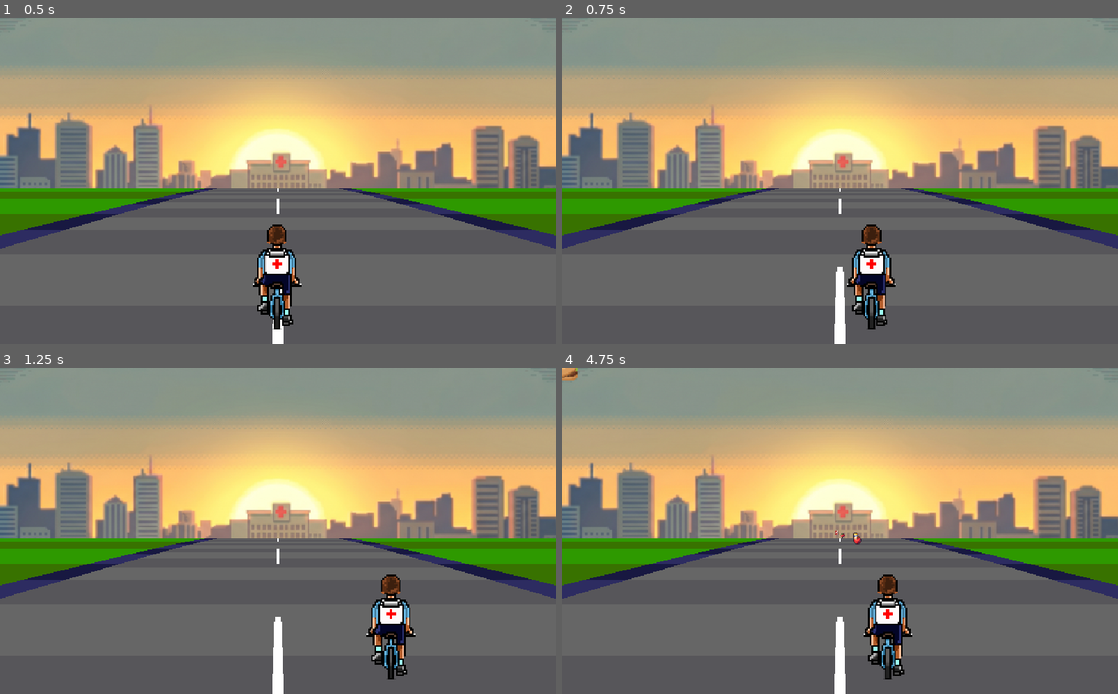
Above: before the commit, frames 1-4 (two rows, left to right).
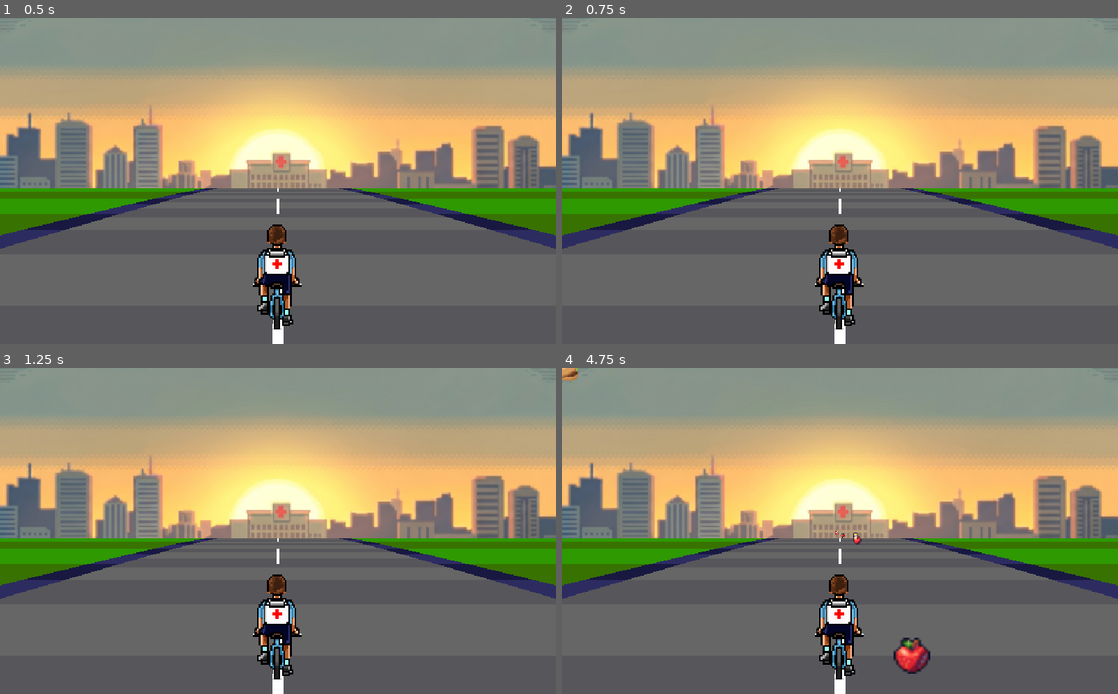
Above: after the commit, the same moments.

Repository: AnaLuizaS4ntos/Corrida_vital_v1
Game: Godot game, scene res://scenes/cena_Rua.tscn
Same seed, same stepped clock (60 frames per second), same inputs: the game is played once before the commit and once after it.
Inputs:
- Up to frame 1 (0.5 s): no input
- Up to frame 2 (0.75 s): tap Enter at 0.5 s; hold Right (right) from 0.53 s (still down)
- Up to frame 3 (1.25 s): keep holding Right (right)
- Up to frame 4 (4.75 s): release Right (right) at 1.28 s; hold Down (ui_down) 1.28-2.03 s; hold Right (right) 2.03-2.78 s; hold Up (ui_up) 2.78-3.53 s; hold Left (left) from 3.53 s (still down)

Frame 1 is identical in both runs. In frame 2, 3.0% of the frame differs, in the area x 45-60%, y 63-96%; in frame 3, 3.2%; in frame 4, 3.6%, in the area x 45-67%, y 63-96%.

Commit message:
player, menu e imagem do tutorial

Diff:
--- a/scenes/barra_de_vida.gd
+++ b/scenes/barra_de_vida.gd
@@ -1,9 +1,10 @@
 extends TextureProgressBar
 
-
+# Essa função será chamada pelo Player toda vez que ele tomar dano ou curar
+func atualizar_barra(vida_atual: int, vida_maxima: int) -> void:
+	max_value = vida_maxima
+	value = vida_atual
 # Called when the node enters the scene tree for the first time.
-func _ready() -> void:
-	pass # Replace with function body.
 
 
 # Called every frame. 'delta' is the elapsed time since the previous frame.
--- a/scenes/barra_de_vida.tscn
+++ b/scenes/barra_de_vida.tscn
@@ -33,3 +33,5 @@
 texture_under = SubResource("GradientTexture2D_3dc8v")
 texture_progress = SubResource("GradientTexture2D_52rc8")
 script = ExtResource("1_3dc8v")
+
+[node name="Player2" type="Node2D" parent="." unique_id=1003673588]
--- /dev/null
+++ b/scenes/cena_final.tscn
@@ -0,0 +1,10 @@
+[gd_scene format=3 uid="uid://btk2v6o8bupcb"]
+
+[ext_resource type="Texture2D" uid="uid://d18wr4tmyy4et" path="res://scenes/Gemini_Generated_Image_e52mlxe52mlxe52m.png" id="1_uafq3"]
+
+[node name="naj" type="Node2D" unique_id=781299363]
+
+[node name="GeminiGeneratedImageE52Mlxe52Mlxe52m" type="Sprite2D" parent="." unique_id=458658709]
+position = Vector2(505, 298)
+scale = Vector2(0.41837558, 0.41837564)
+texture = ExtResource("1_uafq3")
--- a/scenes/menu.tscn
+++ b/scenes/menu.tscn
@@ -4,8 +4,7 @@
 [ext_resource type="Texture2D" uid="uid://bcow4x5qkroac" path="res://assets/menu/Gemini_Generated_Image_zedyzczedyzczedy.png" id="1_vjb58"]
 [ext_resource type="FontFile" uid="uid://d3na84ud7jtn2" path="res://assets/menu/game_over.ttf" id="2_mhnvy"]
 [ext_resource type="Texture2D" uid="uid://tiykym858jf6" path="res://assets/botoes/Start/A_Start1.png" id="4_g3eks"]
-[ext_resource type="Texture2D" uid="uid://dj3rxx1pp8cgq" path="res://assets/botoes/Options/A_Options1.png" id="5_v86rl"]
-[ext_resource type="Texture2D" uid="uid://dhky5sq3he27e" path="res://assets/botoes/Info/A_Info1.png" id="6_13sgg"]
+[ext_resource type="Texture2D" uid="uid://3pyqubqdpvek" path="res://assets/botoes/A Buttons Big1.png" id="5_4ytvr"]
 
 [sub_resource type="StyleBoxTexture" id="StyleBoxTexture_g3eks"]
 texture = ExtResource("4_g3eks")
@@ -31,42 +30,46 @@
 texture = ExtResource("1_vjb58")
 
 [node name="ButtonStart" type="Button" parent="." unique_id=1361172093]
-offset_left = 26.0
-offset_top = 153.0
-offset_right = 457.78946
-offset_bottom = 389.0
-theme_override_colors/font_color = Color(0.007872625, 0.009983954, 0.008218908, 1)
+offset_left = 90.0
+offset_top = 160.0
+offset_right = 412.01248
+offset_bottom = 336.0
+theme_override_colors/font_color = Color(0.9607843, 0.92941177, 0.78039217, 1)
 theme_override_fonts/font = ExtResource("2_mhnvy")
 theme_override_font_sizes/font_size = 60
 theme_override_styles/normal_mirrored = SubResource("StyleBoxTexture_g3eks")
 button_mask = 3
-icon = ExtResource("4_g3eks")
+text = "START"
+icon = ExtResource("5_4ytvr")
 flat = true
 icon_alignment = 1
 expand_icon = true
 
 [node name="ButtonOpcoes" type="Button" parent="." unique_id=351579817]
-offset_left = 129.0
-offset_top = 320.0
-offset_right = 362.85965
-offset_bottom = 444.0
-theme_override_colors/font_color = Color(0.0093103545, 0.0093103545, 0.0093103545, 1)
+offset_left = 93.0
+offset_top = 260.0
+offset_right = 413.61404
+offset_bottom = 430.0
+theme_override_colors/font_color = Color(0.9607843, 0.92941177, 0.78039217, 1)
 theme_override_fonts/font = ExtResource("2_mhnvy")
 theme_override_font_sizes/font_size = 60
-icon = ExtResource("5_v86rl")
+text = "TUTORIAL
+"
+icon = ExtResource("5_4ytvr")
 flat = true
 icon_alignment = 1
 expand_icon = true
 
 [node name="ButtonTutorial" type="Button" parent="." unique_id=1859554785]
-offset_left = 142.0
-offset_top = 397.0
-offset_right = 346.43903
-offset_bottom = 524.0
-theme_override_colors/font_color = Color(0.0093103545, 0.0093103545, 0.0093103545, 1)
+offset_left = 94.0
+offset_top = 343.0
+offset_right = 412.73172
+offset_bottom = 541.0
+theme_override_colors/font_color = Color(0.9607843, 0.92941177, 0.78039217, 1)
 theme_override_fonts/font = ExtResource("2_mhnvy")
 theme_override_font_sizes/font_size = 60
-icon = ExtResource("6_13sgg")
+text = "INFO"
+icon = ExtResource("5_4ytvr")
 flat = true
 icon_alignment = 1
 expand_icon = true
--- a/scenes/player.gd
+++ b/scenes/player.gd
@@ -3,22 +3,47 @@
 # Velocidade do movimento do player
 @export var velocidade: float = 300.0
 
+@export var barra_de_vida: TextureProgressBar
+
+# Referência da animação
+@onready var anim = $AnimatedSprite2D
+
 func _physics_process(delta: float) -> void:
 
+	# Checamos o movimento lateral (Esquerda/Direita)
 	var direcao = Input.get_axis("left", "right")
 
-	if direcao:
-		# Se estiver pressionando algo, move o player no eixo X
-		velocity.x = direcao * velocidade
+	# Checamos se o botão de ir para a frente da pista está pressionado
+	var movendo_frente = Input.is_action_pressed("ui_up")
+
+	if movendo_frente:
+		# 1. Se a pista está andando, a animação de correr DEVE tocar
+		anim.play("correr")
+
+		# 2. Permite que ele se mova para os lados enquanto corre
+		if direcao:
+			velocity.x = direcao * velocidade
+
+			# Vira o sprite para o lado que está indo
+			if direcao < 0:
+				anim.flip_h = true
+			elif direcao > 0:
+				anim.flip_h = false
+		else:
+			# Se está indo pra frente mas soltou as setas laterais, ele para de ir pro lado
+			velocity.x = move_toward(velocity.x, 0, velocidade)
+
 	else:
-		# Se soltar as teclas, o player para suavemente
+		# 3. Se soltou o botão de ir para frente, a pista para.
+		# O player perde a velocidade lateral e toca a animação de respiro
 		velocity.x = move_toward(velocity.x, 0, velocidade)
+		anim.play("respiro")
 
-	# Aplica o movimento com física e colisão
+	# Aplica o movimento com física
 	move_and_slide()
 
 
-# --- FUNÇÃO QUE DETECTA OS ITENS DA PISTA ---
+# --- FUNÇÃO QUE DETECTA OS ITENS DA PISTA (COLISÃO DE VOLTA) ---
 func _on_detector_de_itens_area_entered(area: Area2D) -> void:
 	# Verificamos se o objeto em que o player encostou possui a variável 'eh_saudavel'
 	if "eh_saudavel" in area:
--- a/scenes/player.tscn
+++ b/scenes/player.tscn
@@ -21,7 +21,15 @@
 "texture": SubResource("AtlasTexture_qhqgy")
 }],
 "loop": true,
-"name": &"default",
+"name": &"correr",
+"speed": 5.0
+}, {
+"frames": [{
+"duration": 1.0,
+"texture": SubResource("AtlasTexture_g2els")
+}],
+"loop": true,
+"name": &"respiro",
 "speed": 5.0
 }]
 
@@ -35,7 +43,7 @@
 position = Vector2(510, 477)
 scale = Vector2(0.25, 0.25)
 sprite_frames = SubResource("SpriteFrames_dqkch")
-frame_progress = 0.6346509
+animation = &"respiro"
 
 [node name="DetectorDeItens" type="Area2D" parent="." unique_id=860439383]
 
--- /dev/null
+++ b/scenes/sistema_vida_2.tscn
@@ -0,0 +1,44 @@
+[gd_scene format=3 uid="uid://u1qwyxe03w1p"]
+
+[ext_resource type="Texture2D" uid="uid://33f4vhmrphyh" path="res://barra_vida_vazia.tres" id="1_8p7w8"]
+[ext_resource type="Texture2D" uid="uid://dlsvkoxhvqy82" path="res://barra_vida_cheia.tres" id="2_6e618"]
+[ext_resource type="Script" uid="uid://k5g1kstkb1ja" path="res://barradevida.gd" id="3_dvf4i"]
+[ext_resource type="FontFile" uid="uid://5w4yjjto78ef" path="res://Abaddon_Fonts/Abaddon-Bold.ttf" id="4_ffe5h"]
+[ext_resource type="Script" uid="uid://bbiv6j233md35" path="res://vidaProgresso.gd" id="5_dmg6m"]
+
+[node name="SistemaVida2" type="Node2D" unique_id=384525062]
+
+[node name="CanvasLayer" type="CanvasLayer" parent="." unique_id=1884361018]
+
+[node name="TextureProgressBar" type="TextureProgressBar" parent="CanvasLayer" unique_id=138659138 node_paths=PackedStringArray("vidaProgresso")]
+anchors_preset = -1
+anchor_left = 0.023000002
+anchor_top = 0.78700006
+anchor_right = 0.22500001
+anchor_bottom = 0.87500006
+offset_left = 0.55999756
+offset_top = 0.35998535
+offset_right = -215.0
+offset_bottom = -52.50006
+scale = Vector2(6, 6)
+value = 60.0
+texture_under = ExtResource("1_8p7w8")
+texture_progress = ExtResource("2_6e618")
+script = ExtResource("3_dvf4i")
+vidaProgresso = NodePath("../../Player23")
+metadata/_edit_group_ = true
+metadata/_edit_use_anchors_ = true
+
+[node name="Label" type="Label" parent="CanvasLayer" unique_id=1683117243]
+offset_left = 78.0
+offset_top = 588.0
+offset_right = 123.0
+offset_bottom = 614.0
+theme_override_fonts/font = ExtResource("4_ffe5h")
+theme_override_font_sizes/font_size = 22
+text = "Life"
+metadata/_edit_use_anchors_ = true
+metadata/_edit_group_ = true
+
+[node name="Player23" type="Node2D" parent="." unique_id=2104595382]
+script = ExtResource("5_dmg6m")
--- a/scenes/tutorial.tscn
+++ b/scenes/tutorial.tscn
@@ -3,9 +3,11 @@
 [ext_resource type="Script" uid="uid://ble6lvqpgn5tv" path="res://scenes/tutorial.gd" id="1_4kmhl"]
 [ext_resource type="Texture2D" uid="uid://c6ledhpcehm4w" path="res://assets/menu/Gemini_Generated_Image_i1dfa6i1dfa6i1df.png" id="1_ph3nu"]
 [ext_resource type="FontFile" uid="uid://d3na84ud7jtn2" path="res://assets/menu/game_over.ttf" id="2_4kmhl"]
+[ext_resource type="Texture2D" uid="uid://cc8i7u400g5nv" path="res://assets/Gemini_Generated_Image_kd0krskd0krskd0k.png" id="3_gbqnl"]
 [ext_resource type="Texture2D" uid="uid://dfulwgmd4jqam" path="res://assets/botoes/Next/A_Next1.png" id="4_6yjpi"]
 [ext_resource type="Texture2D" uid="uid://3w7e2xi4oawg" path="res://assets/botoes/Next/A_Next2.png" id="5_gbqnl"]
 [ext_resource type="Texture2D" uid="uid://bfc6t5bn23vwc" path="res://assets/botoes/Next/A_Next3.png" id="6_ckvwl"]
+[ext_resource type="Texture2D" uid="uid://3pyqubqdpvek" path="res://assets/botoes/A Buttons Big1.png" id="8_ckvwl"]
 
 [sub_resource type="StyleBoxTexture" id="StyleBoxTexture_nlqja"]
 texture = ExtResource("4_6yjpi")
@@ -33,20 +35,25 @@
 
 [node name="TextureRect" type="TextureRect" parent="." unique_id=1420912017]
 layout_mode = 0
-offset_left = -44.0
-offset_top = -17.0
-offset_right = 1022.6666
-offset_bottom = 608.0
+offset_left = -1890.0
+offset_top = 166.0
+offset_right = -823.3334
+offset_bottom = 791.0
 texture = ExtResource("1_ph3nu")
 expand_mode = 1
 
+[node name="GeminiGeneratedImageKd0Krskd0Krskd0k" type="Sprite2D" parent="TextureRect" unique_id=762464419]
+position = Vector2(2361, 130.00002)
+scale = Vector2(0.43718752, 0.4371875)
+texture = ExtResource("3_gbqnl")
+
 [node name="ButtonStartTutorial" type="Button" parent="." unique_id=835104840]
 layout_mode = 0
-offset_left = 757.0
-offset_top = 466.0
-offset_right = 991.0
-offset_bottom = 582.0
-theme_override_colors/font_color = Color(0.007872625, 0.009983954, 0.008218908, 1)
+offset_left = 772.0
+offset_top = 476.0
+offset_right = 1006.0
+offset_bottom = 592.0
+theme_override_colors/font_color = Color(0.9607843, 0.92941177, 0.78039217, 1)
 theme_override_fonts/font = ExtResource("2_4kmhl")
 theme_override_font_sizes/font_size = 60
 theme_override_styles/normal = SubResource("StyleBoxTexture_nlqja")
@@ -54,7 +61,8 @@
 theme_override_styles/pressed_mirrored = SubResource("StyleBoxTexture_6yjpi")
 theme_override_styles/hover = SubResource("StyleBoxTexture_g2equ")
 theme_override_styles/hover_pressed = SubResource("StyleBoxTexture_tbcdj")
-icon = ExtResource("4_6yjpi")
+text = "NEXT"
+icon = ExtResource("8_ckvwl")
 flat = true
 icon_alignment = 1
 expand_icon = true
Binary file added: assets/Gemini_Generated_Image_kd0krskd0krskd0k.png
Not shown, added: assets/Gemini_Generated_Image_kd0krskd0krskd0k.png.import
Binary file added: scenes/Gemini_Generated_Image_e52mlxe52mlxe52m.png
Not shown, added: scenes/Gemini_Generated_Image_e52mlxe52mlxe52m.png.import
Binary file added: scenes/Gemini_Generated_Image_kd0krskd0krskd0k.png
Not shown, added: scenes/Gemini_Generated_Image_kd0krskd0krskd0k.png.import
